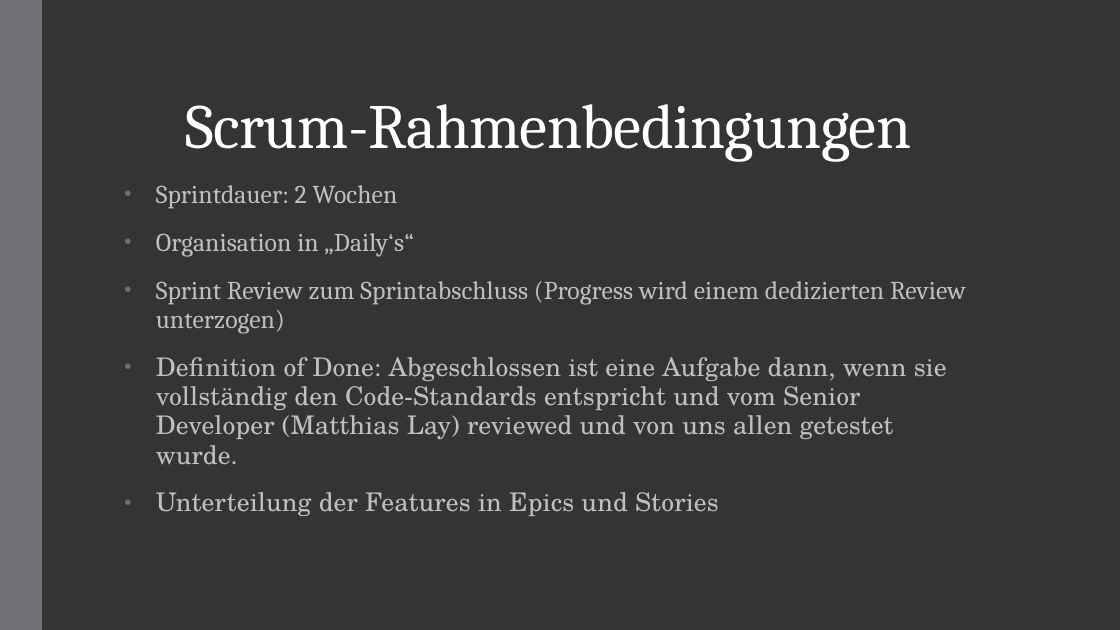
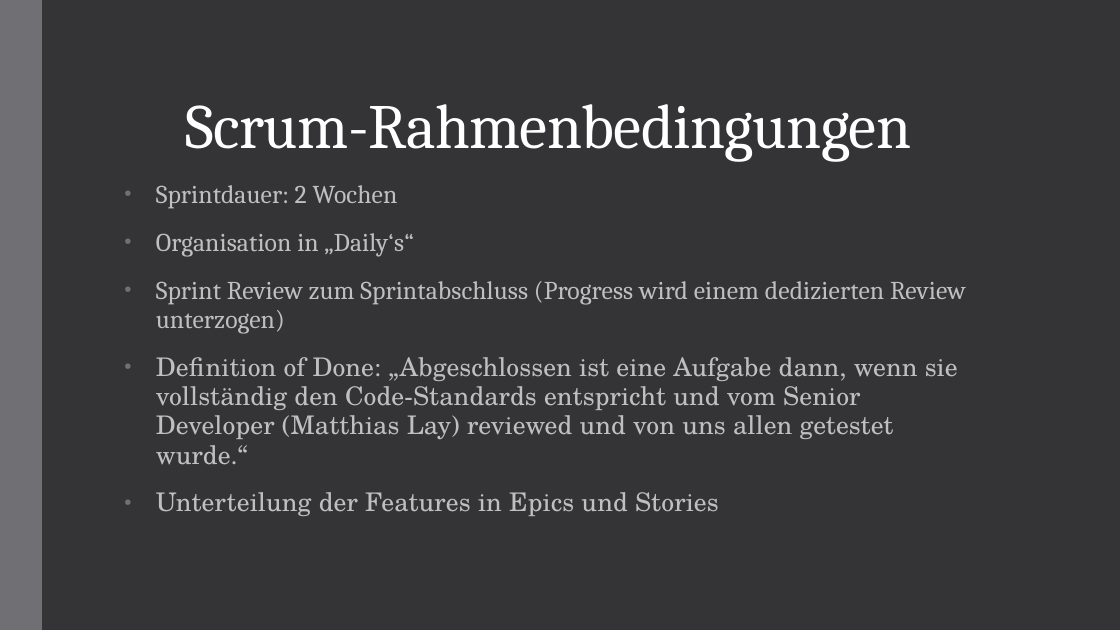
Before and after one commit to DerFish/ProjectSimpleStudies, a slide deck: slide 7 of SimpleStudies/Project SimpleStudies.pptx (slide 6 before the commit). Drawn at 1120x630 pixels with LibreOffice and Linux fonts; fonts in the diff are those of the drawing. Boxes give left, top, right and bottom in pixels: in the first picture for what was removed or moved away, otherwise in the second. Text is boxed around its words. In the diff, an @@ line names an element or a change of style, - is before the commit and + after.

```diff
--- a/SimpleStudies/Project SimpleStudies.pptx
+++ b/SimpleStudies/Project SimpleStudies.pptx
@@ subtitle at (x1=156, y1=357, x2=958, y2=465): text changed @@
-• Definition of Done: Abgeschlossen ist eine Aufgabe dann, wenn sie vollständig den Code-Standards entspricht und vom Senior Developer (Matthias Lay) reviewed und von uns allen getestet wurde.
+• Definition of Done: „Abgeschlossen ist eine Aufgabe dann, wenn sie vollständig den Code-Standards entspricht und vom Senior Developer (Matthias Lay) reviewed und von uns allen getestet wurde.“
```
Also in this commit, not shown: 4 other slides changed, 10 slides added, 15 slides removed.
